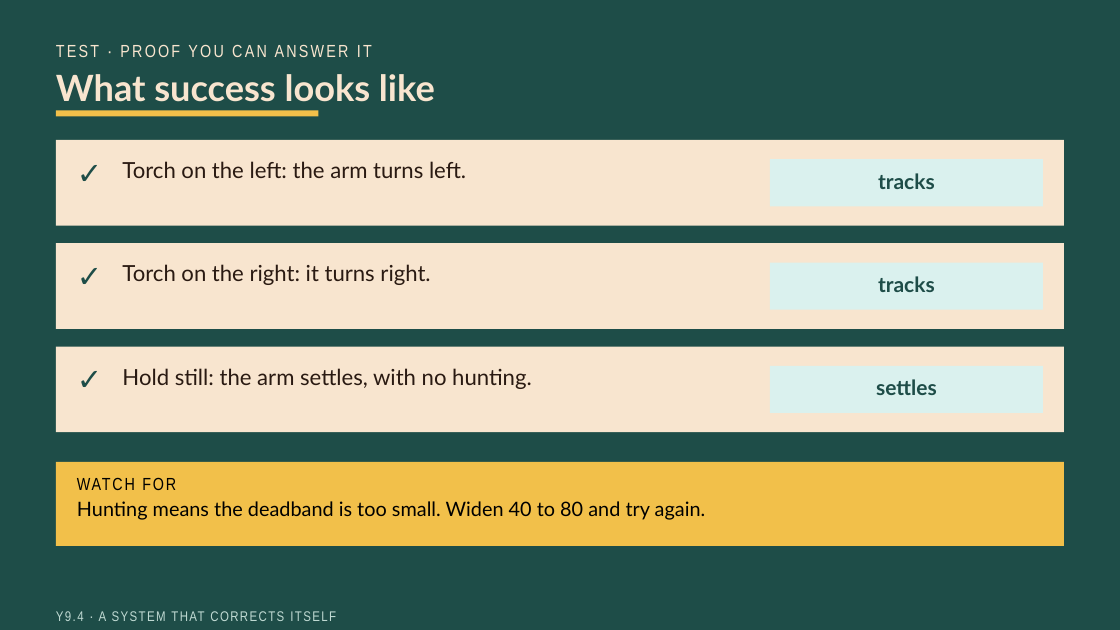
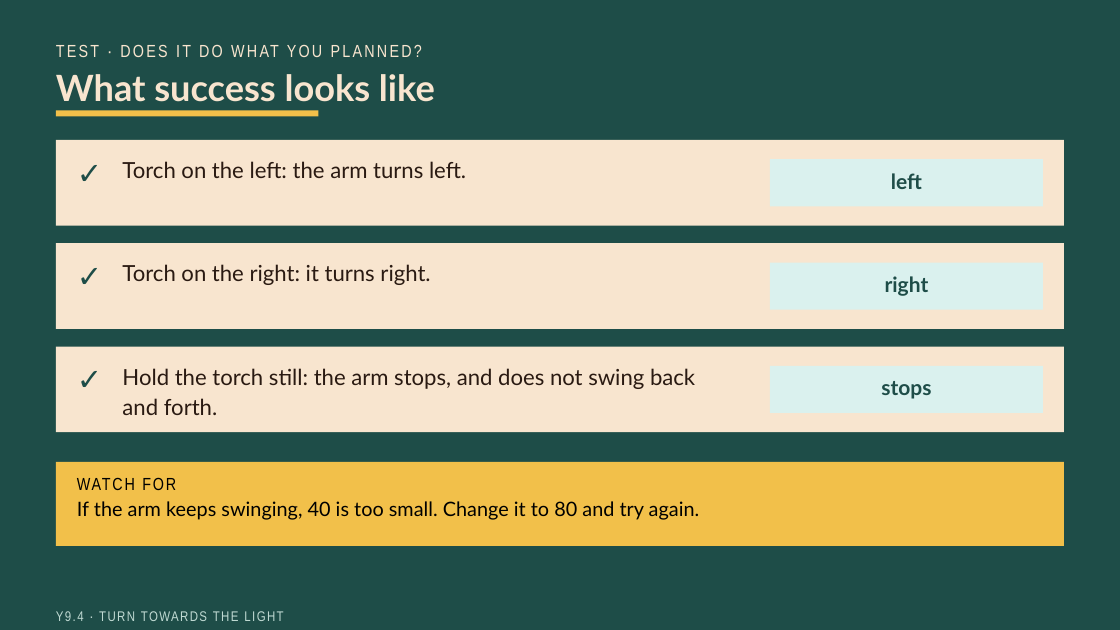
Before and after one commit to beatsaway/luacslides, a slide deck: slide 8 of v2027/Y9-4-A-system-that-corrects-itself.pptx. Drawn at 1120x630 pixels with LibreOffice and Linux fonts; fonts in the diff are those of the drawing. Boxes give left, top, right and bottom in pixels: in the first picture for what was removed or moved away, otherwise in the second. Text is boxed around its words. In the diff, an @@ line names an element or a change of style, - is before the commit and + after.

```diff
--- a/v2027/Y9-4-A-system-that-corrects-itself.pptx
+++ b/v2027/Y9-4-A-system-that-corrects-itself.pptx
@@ text at [56,44,372,57]: text changed @@
-TEST · PROOF YOU CAN ANSWER IT
+TEST · DOES IT DO WHAT YOU PLANNED?
@@ text at [891,173,922,189]: text changed @@
-tracks
+left
@@ text at [885,276,929,296]: text changed @@
-tracks
+right
@@ text at [122,368,695,415]: text changed @@
-Hold still: the arm settles, with no hunting.
+Hold the torch still: the arm stops, and does not swing back and forth.
@@ text at [881,381,931,399]: text changed @@
-settles
+stops
@@ text at [77,501,700,520]: text changed @@
-Hunting means the deadband is too small. Widen 40 to 80 and try again.
+If the arm keeps swinging, 40 is too small. Change it to 80 and try again.
@@ text at [56,611,283,621]: text changed @@
-Y9.4 · A SYSTEM THAT CORRECTS ITSELF
+Y9.4 · TURN TOWARDS THE LIGHT
```
Also in this commit, not shown: 11 other slides changed, 34 other files.
